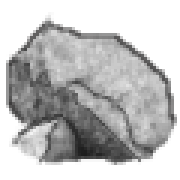
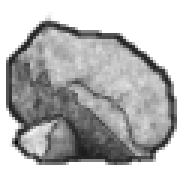
Layers edited between the first and the second 180×180 image:
painted on "line" over [6, 21, 177, 165]
